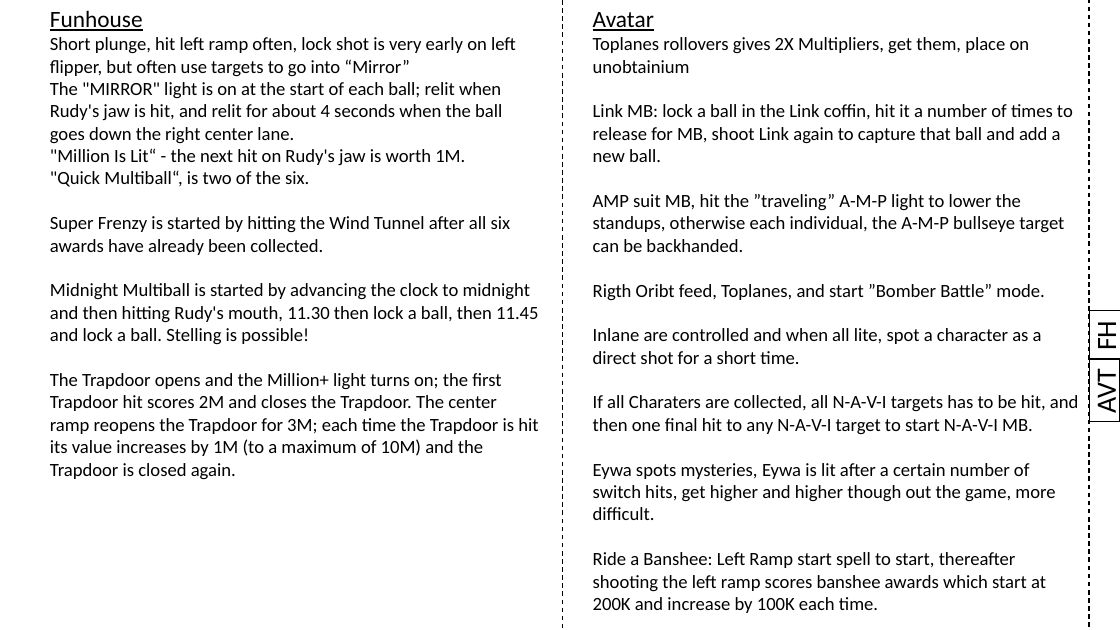
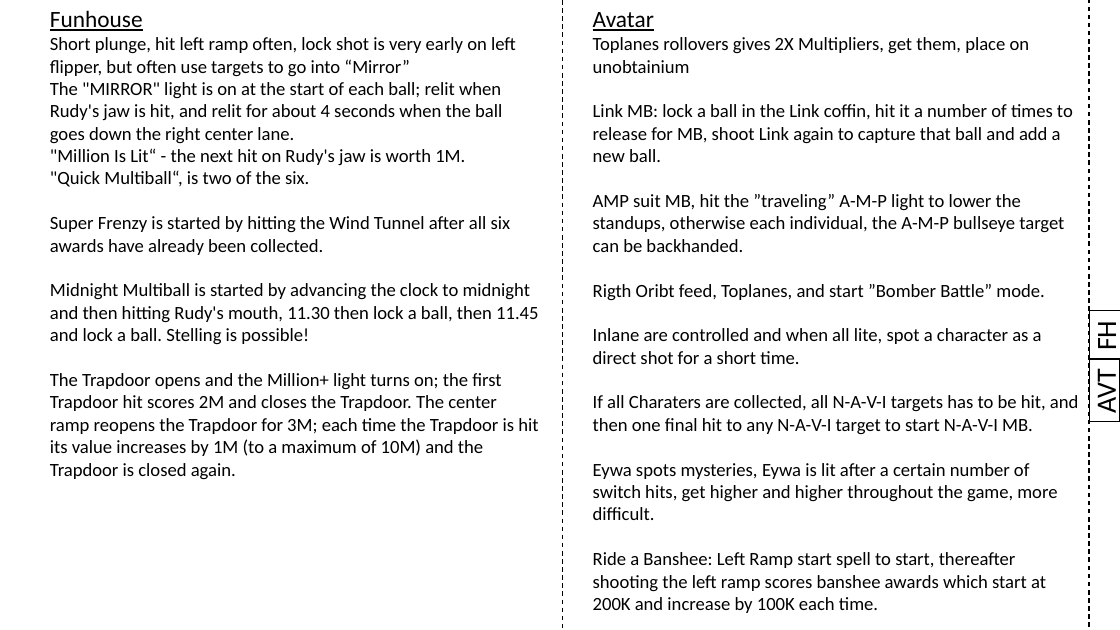
Before and after one commit to karstenbolge/PB, a slide deck: slide 27 of PB.pptx. Drawn at 1120x630 pixels with LibreOffice and Linux fonts; fonts in the diff are those of the drawing. Boxes give left, top, right and bottom in pixels: in the first picture for what was removed or moved away, otherwise in the second. Text is boxed around its words. In the diff, an @@ line names an element or a change of style, - is before the commit and + after.

```diff
--- a/PB.pptx
+++ b/PB.pptx
@@ text at (593,463,1057,520): text changed @@
-Eywa spots mysteries, Eywa is lit after a certain number of switch hits, get higher and higher though out the game, more difficult.
+Eywa spots mysteries, Eywa is lit after a certain number of switch hits, get higher and higher throughout the game, more difficult.
```
Also in this commit, not shown: 2 other slides changed, 1 slide added.
